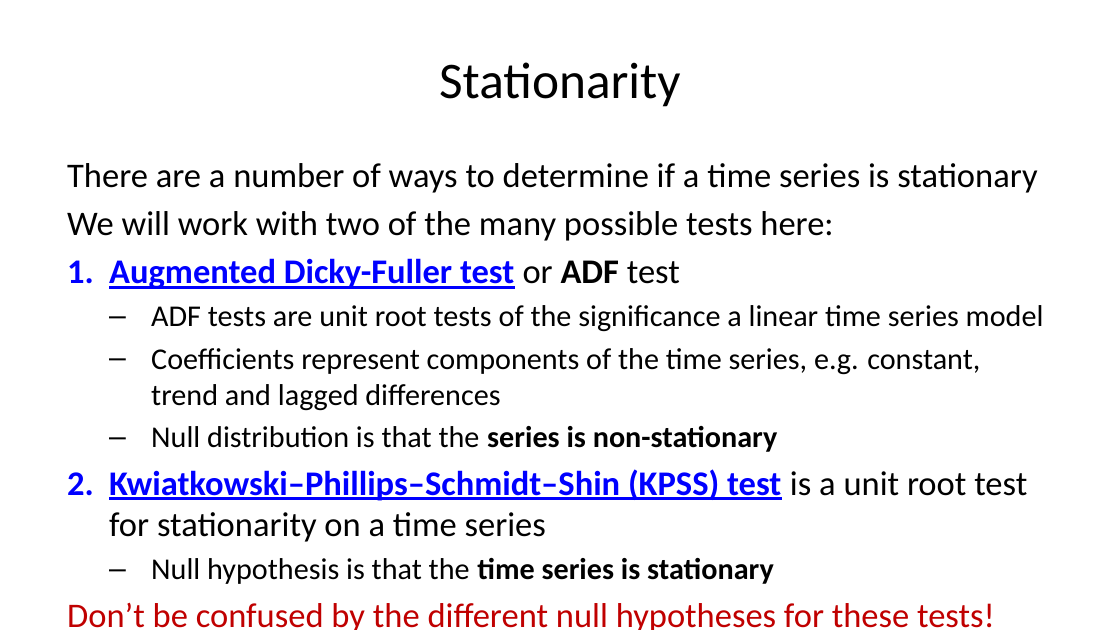
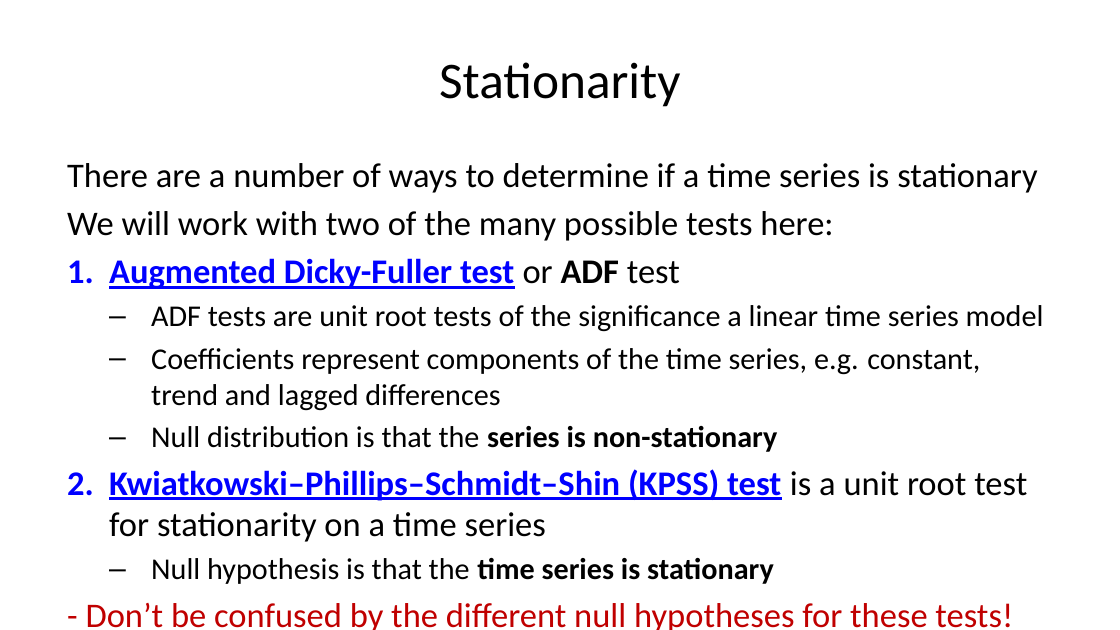
Before and after one commit to StephenElston/CSCI-E-83, a slide deck: slide 63 of LectureSlides/11_PropertiesOfTimeSeries.pptx (slide 55 before the commit). Drawn at 1120x630 pixels with LibreOffice and Linux fonts; fonts in the diff are those of the drawing. Boxes give left, top, right and bottom in pixels: in the first picture for what was removed or moved away, otherwise in the second. Text is boxed around its words. In the diff, an @@ line names an element or a change of style, - is before the commit and + after.

```diff
--- a/LectureSlides/11_PropertiesOfTimeSeries.pptx
+++ b/LectureSlides/11_PropertiesOfTimeSeries.pptx
@@ text at <box>86,603,1013,630</box>: text changed @@
-Don’t be confused by the different null hypotheses for these tests!
+- Don’t be confused by the different null hypotheses for these tests!
```
Also in this commit, not shown: 21 other slides changed, 9 slides added, 1 slide removed.
